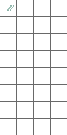
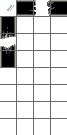
Before/after of a 67 x 135 layered artwork. What changed in the layer stack:
added layer "Ebene" above "Ebene 1" over <box>0,0,67,67</box>
